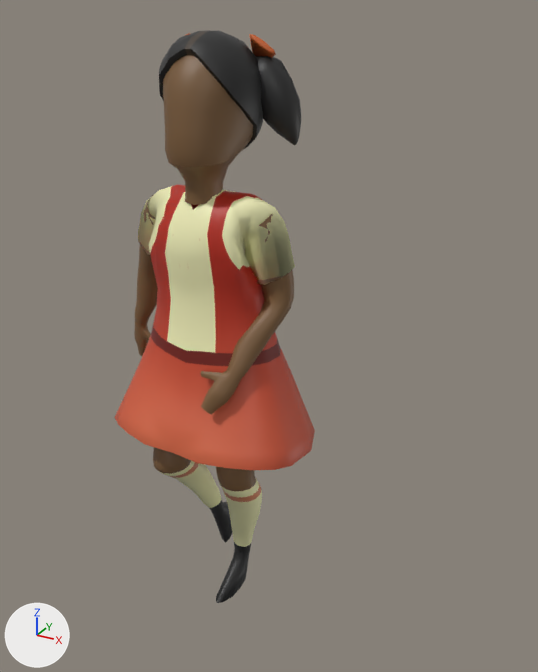
One commit to the FBX model Art/Daughter_AnimationExport.fbx: the scene before it, then after it.
Before and after are seen from a camera (50 mm lens) standing at (0.071, -0.1024, 0.1095) and looking at (0.0125, 0.004, 0.0563). The lights are fixed; the arrows at lower left show +X, +Y and +Z. Both versions are drawn at frame 2 of the action 'Take 001'; the numbers are the values there.

Script lines for the objects in view, before the commit:
```python
ob_daughter_arm_l = bpy.data.objects.new('Daughter:Arm_L', me_mesh_005)
ob_daughter_arm_l.location = (0.0, 0.0, 0.0)
ob_daughter_arm_l.rotation_euler = (1.571, 0.0, 0.0)  # degrees (90, 0, 0)
ob_daughter_arm_l.scale = (0.01, 0.01, 0.01)
ob_daughter_arm_r = bpy.data.objects.new('Daughter:Arm_R', me_mesh_003)
ob_daughter_arm_r.location = (0.0, 0.0, 0.0)
ob_daughter_arm_r.rotation_euler = (1.571, 0.0, 0.0)  # degrees (90, 0, 0)
ob_daughter_arm_r.scale = (0.01, 0.01, 0.01)
ob_daughter_dress = bpy.data.objects.new('Daughter:Dress', me_mesh_001)
ob_daughter_dress.location = (0.0, 0.0, 0.0)
ob_daughter_dress.rotation_euler = (1.571, 0.0, 0.0)  # degrees (90, 0, 0)
ob_daughter_dress.scale = (0.01, 0.01, 0.01)
ob_daughter_hair = bpy.data.objects.new('Daughter:Hair', me_mesh_006)
ob_daughter_hair.location = (0.0, 0.0, 0.0)
ob_daughter_hair.rotation_euler = (1.571, 0.0, 0.0)  # degrees (90, 0, 0)
ob_daughter_hair.scale = (0.01, 0.01, 0.01)
ob_daughter_head = bpy.data.objects.new('Daughter:Head', me_mesh)
ob_daughter_head.location = (0.0, 0.0, 0.0)
ob_daughter_head.rotation_euler = (1.571, 0.0, 0.0)  # degrees (90, 0, 0)
ob_daughter_head.scale = (0.01, 0.01, 0.01)
ob_daughter_leg_l = bpy.data.objects.new('Daughter:Leg_L', me_mesh_004)
ob_daughter_leg_l.location = (0.0, 0.0, 0.0)
ob_daughter_leg_l.rotation_euler = (1.571, 0.0, 0.0)  # degrees (90, 0, 0)
ob_daughter_leg_l.scale = (0.01, 0.01, 0.01)
ob_daughter_leg_r = bpy.data.objects.new('Daughter:Leg_R', me_mesh_002)
ob_daughter_leg_r.location = (0.0, 0.0, 0.0)
ob_daughter_leg_r.rotation_euler = (1.571, 0.0, 0.0)  # degrees (90, 0, 0)
ob_daughter_leg_r.scale = (0.01, 0.01, 0.01)
```
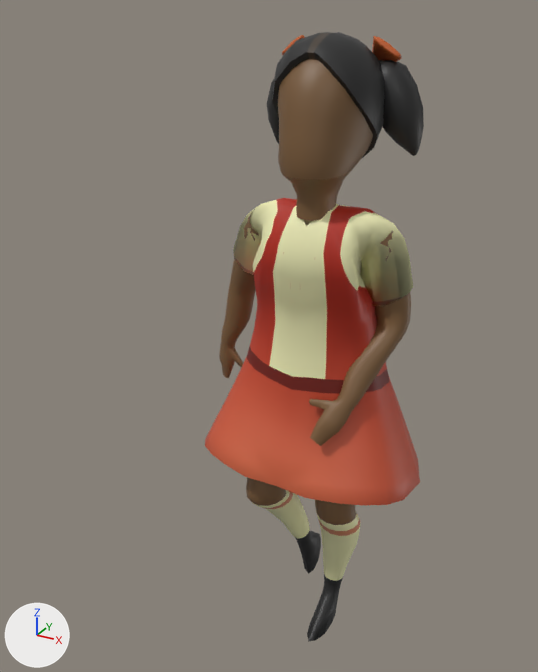
Pixel boxes [x1, y1, x2, y2] of what changed, in the pictures (538 x 672 px):
'Daughter:Dress', shading changed, moved
    before: [115, 185, 315, 470]
    after: [205, 198, 420, 505]
'Daughter:Head', moved
    before: [163, 55, 253, 205]
    after: [278, 59, 373, 221]
'Daughter:Hair', moved
    before: [159, 30, 301, 149]
    after: [267, 32, 424, 159]
'Daughter:Arm_L', moved
    before: [200, 214, 294, 415]
    after: [309, 230, 411, 446]
'Daughter:Leg_L', moved
    before: [216, 466, 262, 603]
    after: [307, 500, 360, 641]
'Daughter:Leg_R', moved
    before: [153, 447, 232, 543]
    after: [246, 477, 321, 574]
'Daughter:Arm_R', moved
    before: [134, 195, 158, 356]
    after: [219, 209, 259, 378]

The change, as a diff of the scene's bpy script:
```diff
--- a/Art/Daughter_AnimationExport.fbx.py
+++ b/Art/Daughter_AnimationExport.fbx.py
@@ me_mesh_001 @@
 me_mesh_001.from_pydata(...)  # 414 vertices, 390 faces; spans x -1.71..2.16, y 3.42..8.22, z -1.59..1.32
 # used by ob_daughter_dress; location = (0.0, 0.0, 0.0); rotation_euler = (1.571, 0.0, 0.0), in degrees (90, 0, 0); scale = (0.01, 0.01, 0.01)
+# me_mesh_001 part 1: its shading normals changed
 me_mesh_001.materials.append(mat_daughter_daughtertexture)
@@ ob_daughter_hair @@
 ob_daughter_hair = bpy.data.objects.new('Daughter:Hair', me_mesh_006)
-ob_daughter_hair.location = (0.0, 0.0, 0.0)
+ob_daughter_hair.location = (0.0206, 0.0, 0.0)
 ob_daughter_hair.rotation_euler = (1.571, 0.0, 0.0)  # degrees (90, 0, 0)
@@ ob_daughter_head @@
 ob_daughter_head = bpy.data.objects.new('Daughter:Head', me_mesh)
-ob_daughter_head.location = (0.0, 0.0, 0.0)
+ob_daughter_head.location = (0.0206, 0.0, 0.0)
 ob_daughter_head.rotation_euler = (1.571, 0.0, 0.0)  # degrees (90, 0, 0)
@@ ob_daughter_leg_l @@
 ob_daughter_leg_l = bpy.data.objects.new('Daughter:Leg_L', me_mesh_004)
-ob_daughter_leg_l.location = (0.0, 0.0, 0.0)
+ob_daughter_leg_l.location = (0.0206, 0.0, 0.0)
 ob_daughter_leg_l.rotation_euler = (1.571, 0.0, 0.0)  # degrees (90, 0, 0)
@@ ob_daughter_dress @@
 ob_daughter_dress = bpy.data.objects.new('Daughter:Dress', me_mesh_001)
-ob_daughter_dress.location = (0.0, 0.0, 0.0)
+ob_daughter_dress.location = (0.0206, 0.0, 0.0)
 ob_daughter_dress.rotation_euler = (1.571, 0.0, 0.0)  # degrees (90, 0, 0)
@@ ob_daughter_arm_r @@
 ob_daughter_arm_r = bpy.data.objects.new('Daughter:Arm_R', me_mesh_003)
-ob_daughter_arm_r.location = (0.0, 0.0, 0.0)
+ob_daughter_arm_r.location = (0.0206, 0.0, 0.0)
 ob_daughter_arm_r.rotation_euler = (1.571, 0.0, 0.0)  # degrees (90, 0, 0)
@@ ob_daughter_arm_l @@
 ob_daughter_arm_l = bpy.data.objects.new('Daughter:Arm_L', me_mesh_005)
-ob_daughter_arm_l.location = (0.0, 0.0, 0.0)
+ob_daughter_arm_l.location = (0.0206, 0.0, 0.0)
 ob_daughter_arm_l.rotation_euler = (1.571, 0.0, 0.0)  # degrees (90, 0, 0)
@@ ob_daughter_leg_r @@
 ob_daughter_leg_r = bpy.data.objects.new('Daughter:Leg_R', me_mesh_002)
-ob_daughter_leg_r.location = (0.0, 0.0, 0.0)
+ob_daughter_leg_r.location = (0.0206, 0.0, 0.0)
 ob_daughter_leg_r.rotation_euler = (1.571, 0.0, 0.0)  # degrees (90, 0, 0)
```
